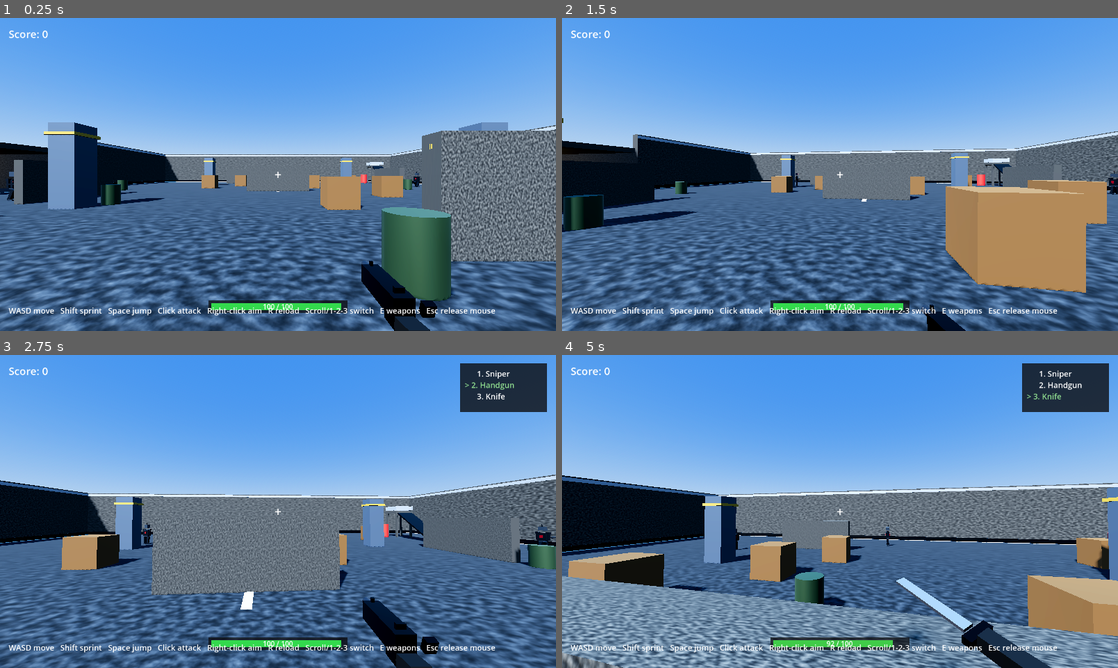
Above: before the commit, frames 1-4 (two rows, left to right).
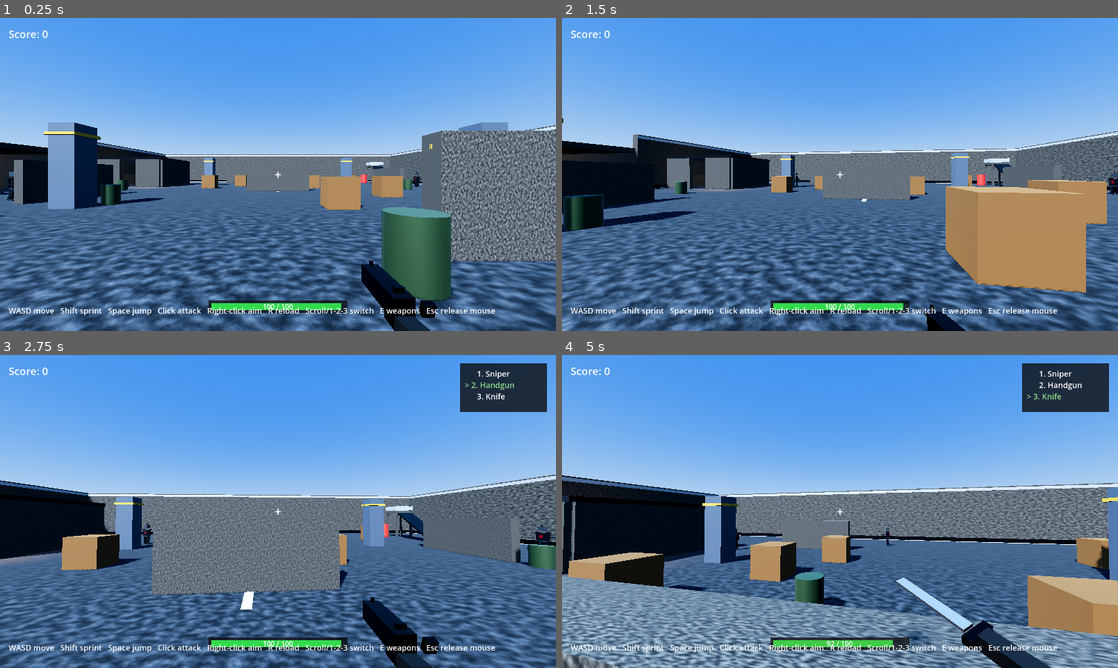
Above: after the commit, the same moments.

Repository: VekzYT/Claude_Enviroment
Game: Godot game, scene res://scenes/main.tscn
The game is run twice, just before and just after one commit, with the same random seed, the same clock (stepped at 60 frames per second) and the same inputs.
Inputs (mouse positions are in pixels of both pictures, inside the frame that each line leads up to):
- Up to frame 1 (0.25 s): no input
- Up to frame 2 (1.5 s): tap Enter at 0.5 s; move the mouse to (867, 174) at 0.52 s; hold Space 0.53-1.28 s; hold W from 0.53 s (still down); click (867, 174) at 0.67 s; move the mouse to (812, 174) at 1.27 s; tap R at 1.35 s
- Up to frame 3 (2.75 s): keep holding W; tap Space at 1.52, 1.55, 1.82 s; move the mouse to (289, 505) at 2.02 s; hold Space from 2.03 s (still down); tap E at 2.1 s
- Up to frame 4 (5 s): keep holding W; move the mouse to (834, 517) at 2.77 s; release Space at 2.78 s; tap 1 at 2.85 s; click (834, 517) at 2.92 s; tap Space at 3.02, 3.05, 3.32, 4.52, 4.55, 4.82 s; move the mouse to (878, 514) at 3.52 s; hold Space 3.53-4.28 s; tap 2 at 3.6 s; move the mouse to (795, 508) at 4.27 s; tap 3 at 4.35 s

The runs differ from the first frame. In frame 1, 0.9% of the frame differs, in the area x 17-37%, y 40-55%; in frame 2, 1.3%; in frame 3, 0.8%; in frame 4, 1.4%, in the area x 0-34%, y 38-71%.

Commit message:
Bump to Syfon v1.9: real downloaded sound effects/music, CQB buildings
- Researched and downloaded real, freely-licensed sound effects to
  replace last version's procedurally synthesized placeholders:
  real gunshot recordings (CZ-52 pistol, Mosin Nagant rifle, SKS)
  trimmed from multi-shot source recordings down to single isolated
  shots, real gun reload/bolt-rack sounds, real sword swing/clash
  sounds for the knife, real footsteps/impacts/UI sounds (Kenney.nl,
  CC0), and a licensed background music loop (Little Robot Sound
  Factory, CC-BY - attribution required, documented in
  audio/CREDITS.md along with every other source/license).
  sound.gd now loads these from audio/sfx and audio/music instead of
  generating waveforms at runtime; footsteps randomly pick from 5
  variations. The Sound.play_3d/play_ui API is unchanged, so no
  other script needed updating.
- Map: added two enterable CQB buildings (open doorway, low "window"
  wall, roof, interior light) at opposite corners of the main arena,
  for actual buildings to fight through instead of only open cover -
  a step toward a Call of Duty-style multiplayer map layout.

Co-Authored-By: Claude Sonnet 5 <noreply@anthropic.com>
Claude-Session: https://claude.ai/code/session_01D76RNRXBpHUzTBpTHP1NBy

Diff:
--- a/game/project.godot
+++ b/game/project.godot
@@ -6,7 +6,7 @@
 
 [application]
 
-config/name="Syfon v1.8"
+config/name="Syfon v1.9"
 run/main_scene="res://scenes/main.tscn"
 config/features=PackedStringArray("4.3", "Forward Plus")
 
--- a/game/scenes/main.tscn
+++ b/game/scenes/main.tscn
@@ -945,6 +945,160 @@
 
 [node name="Bot7" parent="." instance=ExtResource("4_bot")]
 position = Vector3(-55, 0, 8)
+
+[node name="BuildingADoorLeft" type="StaticBody3D" parent="."]
+
+[node name="BuildingADoorLeftMesh" type="MeshInstance3D" parent="BuildingADoorLeft"]
+position = Vector3(17.5, 1.75, 14)
+scale = Vector3(3, 3.5, 0.5)
+mesh = SubResource("BoxMesh_unit")
+surface_material_override/0 = SubResource("StdMat_wall")
+
+[node name="BuildingADoorLeftCollision" type="CollisionShape3D" parent="BuildingADoorLeft"]
+position = Vector3(17.5, 1.75, 14)
+scale = Vector3(3, 3.5, 0.5)
+shape = SubResource("BoxShape3D_unit")
+
+[node name="BuildingADoorRight" type="StaticBody3D" parent="."]
+
+[node name="BuildingADoorRightMesh" type="MeshInstance3D" parent="BuildingADoorRight"]
+position = Vector3(22.5, 1.75, 14)
+scale = Vector3(3, 3.5, 0.5)
+mesh = SubResource("BoxMesh_unit")
+surface_material_override/0 = SubResource("StdMat_wall")
+
+[node name="BuildingADoorRightCollision" type="CollisionShape3D" parent="BuildingADoorRight"]
+position = Vector3(22.5, 1.75, 14)
+scale = Vector3(3, 3.5, 0.5)
+shape = SubResource("BoxShape3D_unit")
+
+[node name="BuildingABack" type="StaticBody3D" parent="."]
+
+[node name="BuildingABackMesh" type="MeshInstance3D" parent="BuildingABack"]
+position = Vector3(20, 1.75, 6)
+scale = Vector3(8, 3.5, 0.5)
+mesh = SubResource("BoxMesh_unit")
+surface_material_override/0 = SubResource("StdMat_wall")
+
+[node name="BuildingABackCollision" type="CollisionShape3D" parent="BuildingABack"]
+position = Vector3(20, 1.75, 6)
+scale = Vector3(8, 3.5, 0.5)
+shape = SubResource("BoxShape3D_unit")
+
+[node name="BuildingAWindowWall" type="StaticBody3D" parent="."]
+
+[node name="BuildingAWindowWallMesh" type="MeshInstance3D" parent="BuildingAWindowWall"]
+position = Vector3(24, 0.8, 10)
+scale = Vector3(0.5, 1.6, 8)
+mesh = SubResource("BoxMesh_unit")
+surface_material_override/0 = SubResource("StdMat_wall")
+
+[node name="BuildingAWindowWallCollision" type="CollisionShape3D" parent="BuildingAWindowWall"]
+position = Vector3(24, 0.8, 10)
+scale = Vector3(0.5, 1.6, 8)
+shape = SubResource("BoxShape3D_unit")
+
+[node name="BuildingASolidWall" type="StaticBody3D" parent="."]
+
+[node name="BuildingASolidWallMesh" type="MeshInstance3D" parent="BuildingASolidWall"]
+position = Vector3(16, 1.75, 10)
+scale = Vector3(0.5, 3.5, 8)
+mesh = SubResource("BoxMesh_unit")
+surface_material_override/0 = SubResource("StdMat_wall")
+
+[node name="BuildingASolidWallCollision" type="CollisionShape3D" parent="BuildingASolidWall"]
+position = Vector3(16, 1.75, 10)
+scale = Vector3(0.5, 3.5, 8)
+shape = SubResource("BoxShape3D_unit")
+
+[node name="BuildingARoof" type="MeshInstance3D" parent="."]
+position = Vector3(20, 3.65, 10)
+scale = Vector3(8.4, 0.3, 8.4)
+mesh = SubResource("BoxMesh_unit")
+surface_material_override/0 = SubResource("StdMat_trim_dark")
+
+[node name="BuildingALight" type="OmniLight3D" parent="."]
+position = Vector3(20, 2.5, 10)
+light_color = Color(0.95, 0.85, 0.65, 1)
+light_energy = 1.2
+omni_range = 10.0
+
+[node name="BuildingBDoorLeft" type="StaticBody3D" parent="."]
+
+[node name="BuildingBDoorLeftMesh" type="MeshInstance3D" parent="BuildingBDoorLeft"]
+position = Vector3(-21.5, 1.75, -6)
+scale = Vector3(3, 3.5, 0.5)
+mesh = SubResource("BoxMesh_unit")
+surface_material_override/0 = SubResource("StdMat_wall")
+
+[node name="BuildingBDoorLeftCollision" type="CollisionShape3D" parent="BuildingBDoorLeft"]
+position = Vector3(-21.5, 1.75, -6)
+scale = Vector3(3, 3.5, 0.5)
+shape = SubResource("BoxShape3D_unit")
+
+[node name="BuildingBDoorRight" type="StaticBody3D" parent="."]
+
+[node name="BuildingBDoorRightMesh" type="MeshInstance3D" parent="BuildingBDoorRight"]
+position = Vector3(-16.5, 1.75, -6)
+scale = Vector3(3, 3.5, 0.5)
+mesh = SubResource("BoxMesh_unit")
+surface_material_override/0 = SubResource("StdMat_wall")
+
+[node name="BuildingBDoorRightCollision" type="CollisionShape3D" parent="BuildingBDoorRight"]
+position = Vector3(-16.5, 1.75, -6)
+scale = Vector3(3, 3.5, 0.5)
+shape = SubResource("BoxShape3D_unit")
+
+[node name="BuildingBBack" type="StaticBody3D" parent="."]
+
+[node name="BuildingBBackMesh" type="MeshInstance3D" parent="BuildingBBack"]
+position = Vector3(-19, 1.75, -14)
+scale = Vector3(8, 3.5, 0.5)
+mesh = SubResource("BoxMesh_unit")
+surface_material_override/0 = SubResource("StdMat_wall")
+
+[node name="BuildingBBackCollision" type="CollisionShape3D" parent="BuildingBBack"]
+position = Vector3(-19, 1.75, -14)
+scale = Vector3(8, 3.5, 0.5)
+shape = SubResource("BoxShape3D_unit")
+
+[node name="BuildingBWindowWall" type="StaticBody3D" parent="."]
+
+[node name="BuildingBWindowWallMesh" type="MeshInstance3D" parent="BuildingBWindowWall"]
+position = Vector3(-23, 0.8, -10)
+scale = Vector3(0.5, 1.6, 8)
+mesh = SubResource("BoxMesh_unit")
+surface_material_override/0 = SubResource("StdMat_wall")
+
+[node name="BuildingBWindowWallCollision" type="CollisionShape3D" parent="BuildingBWindowWall"]
+position = Vector3(-23, 0.8, -10)
+scale = Vector3(0.5, 1.6, 8)
+shape = SubResource("BoxShape3D_unit")
+
+[node name="BuildingBSolidWall" type="StaticBody3D" parent="."]
+
+[node name="BuildingBSolidWallMesh" type="MeshInstance3D" parent="BuildingBSolidWall"]
+position = Vector3(-15, 1.75, -10)
+scale = Vector3(0.5, 3.5, 8)
+mesh = SubResource("BoxMesh_unit")
+surface_material_override/0 = SubResource("StdMat_wall")
+
+[node name="BuildingBSolidWallCollision" type="CollisionShape3D" parent="BuildingBSolidWall"]
+position = Vector3(-15, 1.75, -10)
+scale = Vector3(0.5, 3.5, 8)
+shape = SubResource("BoxShape3D_unit")
+
+[node name="BuildingBRoof" type="MeshInstance3D" parent="."]
+position = Vector3(-19, 3.65, -10)
+scale = Vector3(8.4, 0.3, 8.4)
+mesh = SubResource("BoxMesh_unit")
+surface_material_override/0 = SubResource("StdMat_trim_dark")
+
+[node name="BuildingBLight" type="OmniLight3D" parent="."]
+position = Vector3(-19, 2.5, -10)
+light_color = Color(0.95, 0.85, 0.65, 1)
+light_energy = 1.2
+omni_range = 10.0
 
 [node name="Player" parent="." instance=ExtResource("1_player")]
 position = Vector3(0, 0, 20)
--- a/game/scripts/sound.gd
+++ b/game/scripts/sound.gd
@@ -1,12 +1,11 @@
 extends Node
 
-const SAMPLE_RATE := 22050
-
 var streams: Dictionary = {}
+var footstep_streams: Array = []
 var music_player: AudioStreamPlayer
 
 func _ready() -> void:
-	_build_sounds()
+	_load_sounds()
 	music_player = AudioStreamPlayer.new()
 	music_player.stream = streams["music"]
 	music_player.volume_db = -9.0
@@ -14,10 +13,11 @@
 	music_player.play()
 
 func play_3d(sound_name: String, position: Vector3, volume_db: float = 0.0, pitch_variance: float = 0.06) -> void:
-	if not streams.has(sound_name):
+	var stream: AudioStream = _resolve_stream(sound_name)
+	if stream == null:
 		return
 	var player := AudioStreamPlayer3D.new()
-	player.stream = streams[sound_name]
+	player.stream = stream
 	player.volume_db = volume_db
 	player.pitch_scale = 1.0 + randf_range(-pitch_variance, pitch_variance)
 	player.max_distance = 45.0
@@ -28,111 +28,51 @@
 	player.finished.connect(player.queue_free)
 
 func play_ui(sound_name: String, volume_db: float = 0.0) -> void:
-	if not streams.has(sound_name):
+	var stream: AudioStream = _resolve_stream(sound_name)
+	if stream == null:
 		return
 	var player := AudioStreamPlayer.new()
-	player.stream = streams[sound_name]
+	player.stream = stream
 	player.volume_db = volume_db
 	add_child(player)
 	player.play()
 	player.finished.connect(player.queue_free)
 
-func _make_stream(samples: PackedFloat32Array) -> AudioStreamWAV:
-	var stream := AudioStreamWAV.new()
-	stream.format = AudioStreamWAV.FORMAT_16_BITS
-	stream.mix_rate = SAMPLE_RATE
-	stream.stereo = false
-	var data := PackedByteArray()
-	data.resize(samples.size() * 2)
-	for i in samples.size():
-		var v: float = clamp(samples[i], -1.0, 1.0)
-		data.encode_s16(i * 2, int(v * 32000.0))
-	stream.data = data
-	return stream
+func _resolve_stream(sound_name: String):
+	if sound_name == "footstep":
+		if footstep_streams.is_empty():
+			return null
+		var index: int = randi() % footstep_streams.size()
+		return footstep_streams[index]
+	if streams.has(sound_name):
+		return streams[sound_name]
+	return null
 
-func _noise_burst(duration: float, decay: float, tone_freq: float, tone_amount: float) -> PackedFloat32Array:
-	var n: int = int(SAMPLE_RATE * duration)
-	var samples := PackedFloat32Array()
-	samples.resize(n)
-	for i in n:
-		var t: float = float(i) / SAMPLE_RATE
-		var envelope: float = exp(-t * decay)
-		var noise: float = randf_range(-1.0, 1.0)
-		var tone: float = sin(t * TAU * tone_freq)
-		samples[i] = lerp(noise, tone, tone_amount) * envelope
-	return samples
+func _load_sounds() -> void:
+	streams["handgun_shot"] = load("res://audio/sfx/handgun_shot.wav")
+	streams["sniper_shot"] = load("res://audio/sfx/sniper_shot.wav")
+	streams["bot_shot"] = load("res://audio/sfx/bot_shot.wav")
+	streams["reload_click"] = load("res://audio/sfx/reload_click.wav")
+	streams["bolt_cycle"] = load("res://audio/sfx/bolt_cycle.wav")
+	streams["knife_swing"] = load("res://audio/sfx/knife_swing.ogg")
+	streams["knife_hit"] = load("res://audio/sfx/knife_hit.ogg")
+	streams["jump"] = load("res://audio/sfx/jump.ogg")
+	streams["land"] = load("res://audio/sfx/land.ogg")
+	streams["player_hurt"] = load("res://audio/sfx/player_hurt.ogg")
+	streams["bot_death"] = load("res://audio/sfx/bot_death.ogg")
+	streams["target_hit"] = load("res://audio/sfx/target_hit.ogg")
+	streams["weapon_switch"] = load("res://audio/sfx/weapon_switch.ogg")
+	streams["ui_toggle"] = load("res://audio/sfx/ui_toggle.ogg")
+	streams["bot_alert"] = load("res://audio/sfx/bot_alert.ogg")
 
-func _smoothed_noise_burst(duration: float, decay: float, smooth_passes: int) -> PackedFloat32Array:
-	var n: int = int(SAMPLE_RATE * duration)
-	var samples := PackedFloat32Array()
-	samples.resize(n)
-	for i in n:
-		samples[i] = randf_range(-1.0, 1.0)
-	for _pass_index in smooth_passes:
-		var smoothed := PackedFloat32Array()
-		smoothed.resize(n)
-		for i in n:
-			var prev: float = samples[i - 1] if i > 0 else samples[i]
-			var next: float = samples[i + 1] if i < n - 1 else samples[i]
-			smoothed[i] = (prev + samples[i] + next) / 3.0
-		samples = smoothed
-	for i in n:
-		var t: float = float(i) / SAMPLE_RATE
-		samples[i] *= exp(-t * decay)
-	return samples
+	footstep_streams = [
+		load("res://audio/sfx/footstep_00.ogg"),
+		load("res://audio/sfx/footstep_01.ogg"),
+		load("res://audio/sfx/footstep_02.ogg"),
+		load("res://audio/sfx/footstep_03.ogg"),
+		load("res://audio/sfx/footstep_04.ogg"),
+	]
 
-func _tone_sweep(duration: float, freq_start: float, freq_end: float, decay: float) -> PackedFloat32Array:
-	var n: int = int(SAMPLE_RATE * duration)
-	var samples := PackedFloat32Array()
-	samples.resize(n)
-	var phase: float = 0.0
-	for i in n:
-		var t: float = float(i) / SAMPLE_RATE
-		var progress: float = t / duration
-		var freq: float = lerp(freq_start, freq_end, progress)
-		phase += TAU * freq / SAMPLE_RATE
-		var envelope: float = exp(-t * decay)
-		samples[i] = sin(phase) * envelope
-	return samples
-
-func _build_music_loop() -> PackedFloat32Array:
-	var duration := 8.0
-	var n: int = int(SAMPLE_RATE * duration)
-	var samples := PackedFloat32Array()
-	samples.resize(n)
-	var freqs: Array = [55.0, 82.5, 110.0]
-	for i in n:
-		var t: float = float(i) / SAMPLE_RATE
-		var value: float = 0.0
-		for f in freqs:
-			var freq: float = f
-			value += sin(t * TAU * freq)
-		value /= freqs.size()
-		var lfo: float = 0.65 + 0.35 * sin(t * TAU / duration)
-		samples[i] = value * lfo * 0.5
-	return samples
-
-func _build_sounds() -> void:
-	streams["handgun_shot"] = _make_stream(_noise_burst(0.14, 28.0, 100.0, 0.35))
-	streams["sniper_shot"] = _make_stream(_noise_burst(0.32, 12.0, 55.0, 0.4))
-	streams["bot_shot"] = _make_stream(_noise_burst(0.13, 30.0, 130.0, 0.3))
-	streams["knife_swing"] = _make_stream(_smoothed_noise_burst(0.22, 9.0, 3))
-	streams["knife_hit"] = _make_stream(_noise_burst(0.09, 40.0, 70.0, 0.5))
-	streams["reload_click"] = _make_stream(_noise_burst(0.035, 60.0, 900.0, 0.2))
-	streams["bolt_cycle"] = _make_stream(_noise_burst(0.05, 45.0, 500.0, 0.25))
-	streams["footstep"] = _make_stream(_noise_burst(0.07, 35.0, 90.0, 0.6))
-	streams["jump"] = _make_stream(_noise_burst(0.1, 22.0, 150.0, 0.4))
-	streams["land"] = _make_stream(_noise_burst(0.12, 20.0, 80.0, 0.55))
-	streams["bot_alert"] = _make_stream(_tone_sweep(0.22, 400.0, 900.0, 5.0))
-	streams["bot_death"] = _make_stream(_tone_sweep(0.5, 500.0, 80.0, 4.0))
-	streams["player_hurt"] = _make_stream(_noise_burst(0.18, 14.0, 120.0, 0.45))
-	streams["weapon_switch"] = _make_stream(_noise_burst(0.06, 50.0, 300.0, 0.3))
-	streams["ui_toggle"] = _make_stream(_tone_sweep(0.08, 600.0, 900.0, 20.0))
-	streams["target_hit"] = _make_stream(_tone_sweep(0.15, 800.0, 1200.0, 15.0))
-
-	var music_samples: PackedFloat32Array = _build_music_loop()
-	var music_stream: AudioStreamWAV = _make_stream(music_samples)
-	music_stream.loop_mode = AudioStreamWAV.LOOP_FORWARD
-	music_stream.loop_begin = 0
-	music_stream.loop_end = music_samples.size()
+	var music_stream = load("res://audio/music/theme.mp3")
+	music_stream.loop = true
 	streams["music"] = music_stream
Not shown, changed: game/README.md
Not shown, changed: game/VERSION
Not shown, added: game/audio/CREDITS.md
Not shown, added: game/audio/music/theme.mp3
Not shown, added: game/audio/sfx/bolt_cycle.wav
Not shown, added: game/audio/sfx/bot_alert.ogg
Not shown, added: game/audio/sfx/bot_death.ogg
Not shown, added: game/audio/sfx/bot_shot.wav
Not shown, added: game/audio/sfx/footstep_00.ogg
Not shown, added: game/audio/sfx/footstep_01.ogg
Not shown, added: game/audio/sfx/footstep_02.ogg
Not shown, added: game/audio/sfx/footstep_03.ogg
(and 12 more such lines)
